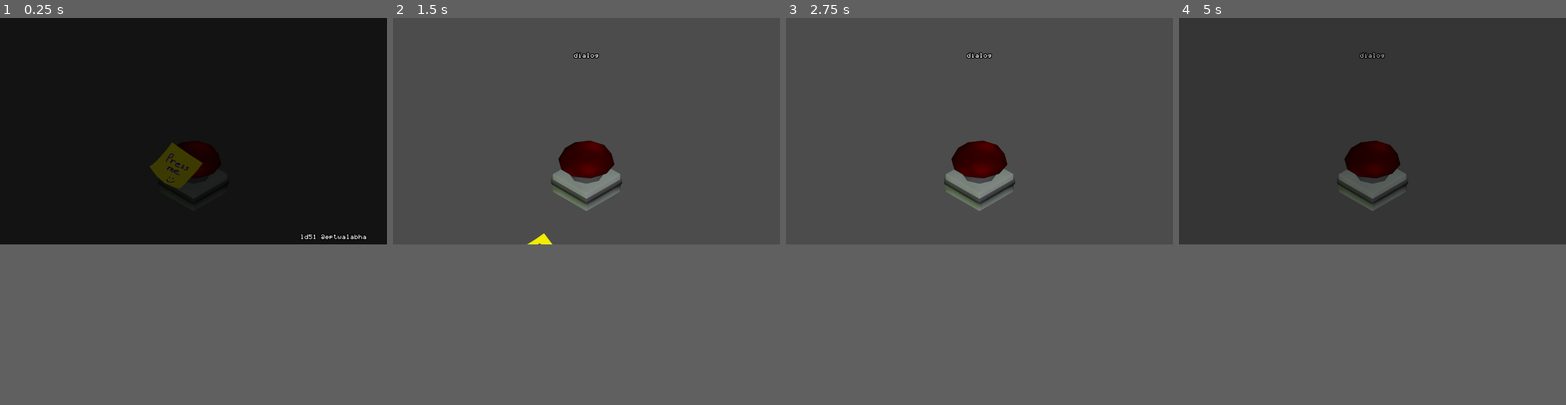
Above: before the commit, frames 1-4 (left to right).
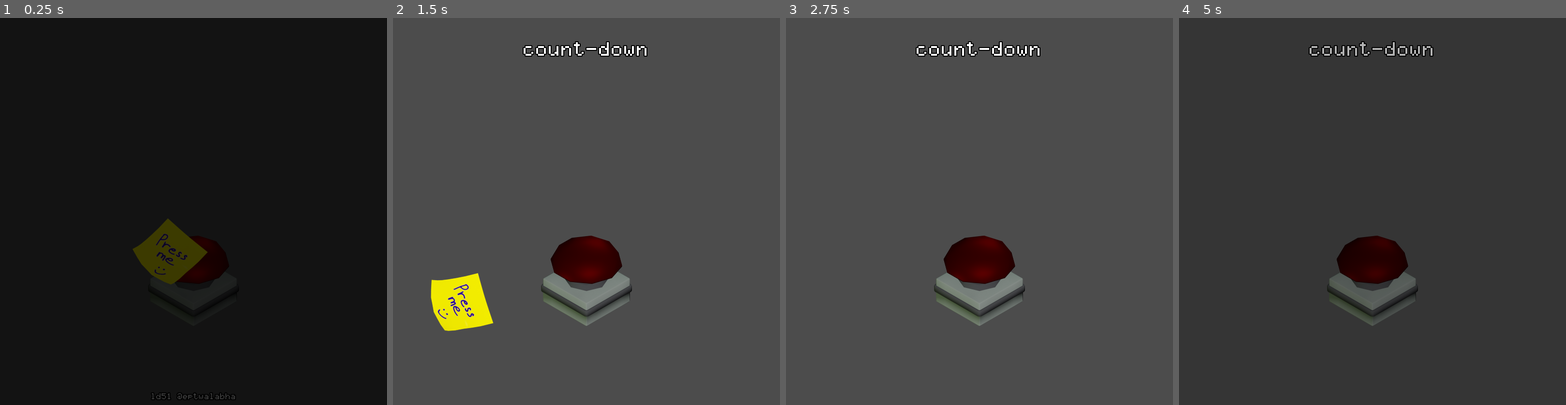
Above: after the commit, the same moments.

Repository: Eptwalabha/ld51
Game: Godot game, scene res://scenes/Game.tscn
Two runs of this game, one before a commit and one after it. Both use one fixed random seed, a clock stepped at 60 frames per second and the inputs below.
Inputs (mouse positions are in pixels of both pictures, inside the frame that each line leads up to):
- Up to frame 1 (0.25 s): no input
- Up to frame 2 (1.5 s): move the mouse to (586, 165) at 0.52 s; click (586, 165) at 0.67 s; move the mouse to (586, 161) at 1.27 s; click (586, 161) at 1.42 s
- Up to frame 3 (2.75 s): move the mouse to (1018, 79) at 2.02 s; click (1018, 79) at 2.17 s
- Up to frame 4 (5 s): tap Enter at 2.75, 4.25 s; move the mouse to (1353, 176) at 2.77 s; click (1353, 176) at 2.92 s; tap Space at 3.5 s; move the mouse to (1488, 165) at 3.52 s; click (1488, 165) at 3.67 s; move the mouse to (1256, 95) at 4.27 s; click (1256, 95) at 4.42 s
In our replay, the window is 800x468 before the commit and 800x800 after it. These sizes can differ from the game's own. Grey fills any space a smaller window leaves; there, only what the larger window draws over its background counts as a difference.

The runs differ from the first frame. In frame 1, 2.6% of the frame differs, in the area x 34-95%, y 32-99%; in frame 2, 7.6%, in the area x 9-66%, y 6-81%; in frame 3, 5.8%; in frame 4, 5.4%.

Commit message:
'improve' ui

Diff:
--- /dev/null
+++ b/assets/fonts/font_counter.tres
@@ -0,0 +1,10 @@
+[gd_resource type="DynamicFont" load_steps=2 format=2]
+
+[ext_resource path="res://assets/fonts/mono.otf" type="DynamicFontData" id=1]
+
+[resource]
+size = 32
+outline_size = 2
+outline_color = Color( 0, 0, 0, 1 )
+use_filter = true
+font_data = ExtResource( 1 )
--- a/assets/game-theme.tres
+++ b/assets/game-theme.tres
@@ -1,3 +1,8 @@
-[gd_resource type="Theme" format=2]
+[gd_resource type="Theme" load_steps=3 format=2]
+
+[ext_resource path="res://assets/fonts/font_mono.tres" type="DynamicFont" id=1]
+[ext_resource path="res://assets/fonts/font_counter.tres" type="DynamicFont" id=2]
 
 [resource]
+default_font = ExtResource( 1 )
+RichTextLabel/fonts/normal_font = ExtResource( 2 )
--- a/project.godot
+++ b/project.godot
@@ -24,7 +24,7 @@
 "language": "GDScript",
 "path": "res://scenes/ui/Fade.gd"
 }, {
-"base": "Sprite",
+"base": "Node2D",
 "class": "StickyNote",
 "language": "GDScript",
 "path": "res://scenes/item/StickyNote.gd"
@@ -50,7 +50,10 @@
 
 [display]
 
+window/size/width=800
+window/size/height=800
 window/stretch/mode="viewport"
+window/stretch/aspect="keep"
 
 [gui]
 
--- a/scenes/Game.gd
+++ b/scenes/Game.gd
@@ -12,11 +12,14 @@
 var press_count: int = 0
 
 onready var count_down : Label = $"%CountDown"
-onready var button : TheButton = $Button
-onready var fade : Fade = $CanvasLayer/Control/Fade
+onready var dialog : RichTextLabel = $"%Dialog"
+onready var button : TheButton = $"%Buzzer"
+onready var sticky : StickyNote = $"%Sticky"
+onready var fade : Fade = $"%Fade"
+onready var eptwalabha : Label = $"%Eptwalabha"
 
 export(float) var duration : float = 10.0
-export(float) var allowed_delta : float = 1.0
+export(float) var extra_time : float = 1.0
 
 func _ready() -> void:
 	count_down.hide()
@@ -29,8 +32,8 @@
 
 	if remaining <= 0:
 		button.light()
-		if abs(remaining) > allowed_delta :
-			remaining = allowed_delta
+		if abs(remaining) > extra_time :
+			remaining = extra_time
 			button.light(false)
 			game_over()
 	update_count_down()
@@ -49,18 +52,18 @@
 	if !game_started:
 		start_game()
 	else:
-		if remaining <= 0 and (abs(remaining) <= allowed_delta):
+		if remaining <= 0 and (abs(remaining) <= extra_time):
 			next_level()
 		else:
 			game_over()
 
 func start_game() -> void:
-	$CanvasLayer/Control/Eptwalabha.visible = false
+	eptwalabha.visible = false
 	next_level()
 
 func next_level() -> void:
 	if press_count == 1:
-		$Sticky.fall()
+		sticky.fall()
 	game_started = true
 	button.reset()
 	remaining = duration
@@ -71,7 +74,7 @@
 	$AnimationPlayer.play("loose")
 
 func _on_AnimationPlayer_animation_finished(anim_name: String) -> void:
-	get_tree().change_scene("res://scenes/Game.tscn")
+	var _osef = get_tree().change_scene("res://scenes/Game.tscn")
 
-func _on_Fade_finished(fade_in: bool) -> void:
+func _on_Fade_finished(_fade_in: bool) -> void:
 	pass
--- a/scenes/Game.tscn
+++ b/scenes/Game.tscn
@@ -6,6 +6,7 @@
 [ext_resource path="res://assets/sound/loosing.mp3" type="AudioStream" id=4]
 [ext_resource path="res://scenes/ui/Fade.tscn" type="PackedScene" id=5]
 [ext_resource path="res://scenes/item/StickyNote.tscn" type="PackedScene" id=6]
+[ext_resource path="res://assets/fonts/font_counter.tres" type="DynamicFont" id=7]
 
 [sub_resource type="Animation" id=1]
 length = 0.001
@@ -79,13 +80,17 @@
 [node name="Game" type="Node2D"]
 script = ExtResource( 1 )
 
-[node name="Button" parent="." instance=ExtResource( 2 )]
-position = Vector2( 512, 460 )
+[node name="Camera2D" type="Camera2D" parent="."]
+anchor_mode = 0
+current = true
 
-[node name="Camera2D" type="Camera2D" parent="Button"]
-offset = Vector2( 0, -150 )
+[node name="Buzzer" parent="." instance=ExtResource( 2 )]
+unique_name_in_owner = true
+position = Vector2( 400, 585 )
 
-[node name="Sticky" parent="." instance=ExtResource( 6 )]
+[node name="Sticky" parent="Buzzer" instance=ExtResource( 6 )]
+unique_name_in_owner = true
+position = Vector2( -50, -100 )
 
 [node name="CanvasLayer" type="CanvasLayer" parent="."]
 
@@ -98,40 +103,67 @@
 "_edit_lock_": true
 }
 
-[node name="CountDown" type="Label" parent="CanvasLayer/Control"]
+[node name="MarginContainer" type="MarginContainer" parent="CanvasLayer/Control"]
+anchor_right = 1.0
+anchor_bottom = 1.0
+mouse_filter = 2
+custom_constants/margin_right = 10
+custom_constants/margin_top = 10
+custom_constants/margin_left = 10
+custom_constants/margin_bottom = 10
+
+[node name="VBoxContainer" type="VBoxContainer" parent="CanvasLayer/Control/MarginContainer"]
+margin_left = 10.0
+margin_top = 10.0
+margin_right = 790.0
+margin_bottom = 790.0
+mouse_filter = 2
+
+[node name="MarginContainer" type="MarginContainer" parent="CanvasLayer/Control/MarginContainer/VBoxContainer"]
+margin_right = 780.0
+margin_bottom = 72.0
+size_flags_horizontal = 3
+size_flags_stretch_ratio = 0.4
+custom_constants/margin_top = 40
+
+[node name="CountDown" type="Label" parent="CanvasLayer/Control/MarginContainer/VBoxContainer/MarginContainer"]
 unique_name_in_owner = true
-anchor_left = 0.5
-anchor_right = 0.5
-margin_left = -256.5
-margin_top = 41.0
-margin_right = 256.5
-margin_bottom = 158.0
+margin_top = 40.0
+margin_right = 780.0
+margin_bottom = 72.0
+size_flags_vertical = 2
+size_flags_stretch_ratio = 0.4
+custom_fonts/font = ExtResource( 7 )
+text = "count-down"
+align = 1
+
+[node name="Dialog" type="RichTextLabel" parent="CanvasLayer/Control/MarginContainer/VBoxContainer"]
+unique_name_in_owner = true
+visible = false
+margin_top = 197.0
+margin_right = 780.0
+margin_bottom = 679.0
+mouse_filter = 2
+size_flags_vertical = 3
+bbcode_enabled = true
+bbcode_text = "dialog"
 text = "dialog"
+
+[node name="Eptwalabha" type="Label" parent="CanvasLayer/Control/MarginContainer/VBoxContainer"]
+unique_name_in_owner = true
+margin_top = 765.0
+margin_right = 780.0
+margin_bottom = 780.0
+size_flags_horizontal = 3
+size_flags_vertical = 10
+size_flags_stretch_ratio = 0.2
+text = "ld51 @eptwalabha"
 align = 1
 valign = 1
 
 [node name="Fade" parent="CanvasLayer/Control" instance=ExtResource( 5 )]
+unique_name_in_owner = true
 duration = 1.0
-
-[node name="Dialog" type="Label" parent="CanvasLayer/Control"]
-visible = false
-anchor_right = 1.0
-margin_top = 211.0
-margin_bottom = 328.0
-text = "dialog"
-align = 1
-valign = 1
-
-[node name="Eptwalabha" type="Label" parent="CanvasLayer/Control"]
-anchor_left = 1.0
-anchor_top = 1.0
-anchor_right = 1.0
-anchor_bottom = 1.0
-margin_left = -282.0
-margin_top = -38.0
-text = "ld51 @eptwalabha"
-align = 1
-valign = 1
 
 [node name="Loose" type="AudioStreamPlayer" parent="."]
 stream = ExtResource( 4 )
@@ -143,9 +175,6 @@
 anims/RESET = SubResource( 1 )
 anims/loose = SubResource( 2 )
 
-[node name="Center" type="Position2D" parent="."]
-position = Vector2( 512, 460 )
-
-[connection signal="clicked" from="Button" to="." method="_on_Button_clicked"]
+[connection signal="clicked" from="Buzzer" to="." method="_on_Button_clicked"]
 [connection signal="finished" from="CanvasLayer/Control/Fade" to="." method="_on_Fade_finished"]
 [connection signal="animation_finished" from="AnimationPlayer" to="." method="_on_AnimationPlayer_animation_finished"]
--- a/scenes/item/ButtonCap.gd
+++ b/scenes/item/ButtonCap.gd
@@ -32,6 +32,6 @@
 		tween.interpolate_property(cap, 'modulate', cap.modulate, color, .1)
 		tween.start()
 
-func _on_Area2D_input_event(viewport: Node, event: InputEvent, shape_idx: int) -> void:
+func _on_Area2D_input_event(_viewport: Node, event: InputEvent, _shape_idx: int) -> void:
 	if event is InputEventMouseButton and event.is_pressed():
 		emit_signal("clicked")
--- a/scenes/item/ButtonStick.gd
+++ b/scenes/item/ButtonStick.gd
@@ -3,6 +3,6 @@
 
 signal clicked
 
-func _on_Area2D_input_event(viewport: Node, event: InputEvent, shape_idx: int) -> void:
+func _on_Area2D_input_event(_viewport: Node, event: InputEvent, _shape_idx: int) -> void:
 	if event is InputEventMouseButton and event.is_pressed():
 		emit_signal("clicked")
--- a/scenes/item/StickyNote.gd
+++ b/scenes/item/StickyNote.gd
@@ -1,5 +1,5 @@
 class_name StickyNote
-extends Sprite
+extends Node2D
 
 func fall() -> void:
 	$AnimationPlayer.play("fall")
--- a/scenes/item/StickyNote.tscn
+++ b/scenes/item/StickyNote.tscn
@@ -6,7 +6,7 @@
 [sub_resource type="Animation" id=3]
 length = 0.001
 tracks/0/type = "value"
-tracks/0/path = NodePath(".:position")
+tracks/0/path = NodePath("Sprite:rotation_degrees")
 tracks/0/interp = 1
 tracks/0/loop_wrap = true
 tracks/0/imported = false
@@ -15,10 +15,10 @@
 "times": PoolRealArray( 0 ),
 "transitions": PoolRealArray( 1 ),
 "update": 0,
-"values": [ Vector2( 465, 393 ) ]
+"values": [ 31.4784 ]
 }
 tracks/1/type = "value"
-tracks/1/path = NodePath(".:rotation_degrees")
+tracks/1/path = NodePath("Sprite:position")
 tracks/1/interp = 1
 tracks/1/loop_wrap = true
 tracks/1/imported = false
@@ -27,45 +27,73 @@
 "times": PoolRealArray( 0 ),
 "transitions": PoolRealArray( 1 ),
 "update": 0,
-"values": [ 25.5078 ]
+"values": [ Vector2( 0, 0 ) ]
+}
+tracks/2/type = "bezier"
+tracks/2/path = NodePath("Sprite:position:x")
+tracks/2/interp = 1
+tracks/2/loop_wrap = true
+tracks/2/imported = false
+tracks/2/enabled = true
+tracks/2/keys = {
+"points": PoolRealArray( 0, -0.25, 0, 0.25, 0 ),
+"times": PoolRealArray( 0 )
+}
+tracks/3/type = "bezier"
+tracks/3/path = NodePath("Sprite:position:y")
+tracks/3/interp = 1
+tracks/3/loop_wrap = true
+tracks/3/imported = false
+tracks/3/enabled = true
+tracks/3/keys = {
+"points": PoolRealArray( 0, -0.25, 0, 0.25, 0 ),
+"times": PoolRealArray( 0 )
 }
 
 [sub_resource type="Animation" id=4]
 resource_name = "fall"
-tracks/0/type = "value"
-tracks/0/path = NodePath(".:position")
+length = 2.0
+tracks/0/type = "bezier"
+tracks/0/path = NodePath("Sprite:rotation_degrees")
 tracks/0/interp = 1
 tracks/0/loop_wrap = true
 tracks/0/imported = false
 tracks/0/enabled = true
 tracks/0/keys = {
-"times": PoolRealArray( 0, 0.5, 0.6, 1 ),
-"transitions": PoolRealArray( 1, 1, 1, 1 ),
-"update": 0,
-"values": [ Vector2( 465, 393 ), Vector2( 307, 510 ), Vector2( 301, 529 ), Vector2( 465, 723 ) ]
+"points": PoolRealArray( 41.1357, -0.3, -21, 0.4, 4.82253, 63.1774, -0.2, 6.02816, 0.25, 0, -11.8226, -0.23, -5.22441, 0.25, 0 ),
+"times": PoolRealArray( 0, 0.9, 2 )
 }
-tracks/1/type = "value"
-tracks/1/path = NodePath(".:rotation_degrees")
+tracks/1/type = "bezier"
+tracks/1/path = NodePath("Sprite:position:x")
 tracks/1/interp = 1
 tracks/1/loop_wrap = true
 tracks/1/imported = false
 tracks/1/enabled = true
 tracks/1/keys = {
-"times": PoolRealArray( 0, 0.5, 0.6, 1 ),
-"transitions": PoolRealArray( 1, 1, 1, 1 ),
-"update": 0,
-"values": [ 25.5078, 87.1997, 73.1428, 16.9151 ]
+"points": PoolRealArray( 0, -0.25, 0, 0.25, 0, -210.168, -0.25, 0, 0.5, -1.56267, 191.149, -0.25, 0, 0.25, 0 ),
+"times": PoolRealArray( 0, 0.8, 2 )
+}
+tracks/2/type = "bezier"
+tracks/2/path = NodePath("Sprite:position:y")
+tracks/2/interp = 1
+tracks/2/loop_wrap = true
+tracks/2/imported = false
+tracks/2/enabled = true
+tracks/2/keys = {
+"points": PoolRealArray( 0, -0.25, 0, 0.2, 19.8217, 101.038, -0.5, 22.464, 0.4, -24.192, 398.54, -0.25, 0, 0.25, 0 ),
+"times": PoolRealArray( 0, 0.9, 2 )
 }
 
-[node name="Sticky" type="Sprite"]
-position = Vector2( 465, 393 )
-rotation = 0.445195
-scale = Vector2( 0.544776, 0.544776 )
-texture = ExtResource( 1 )
+[node name="Sticky" type="Node2D"]
 script = ExtResource( 2 )
 
 [node name="AnimationPlayer" type="AnimationPlayer" parent="."]
 anims/RESET = SubResource( 3 )
 anims/fall = SubResource( 4 )
 
+[node name="Sprite" type="Sprite" parent="."]
+rotation = 0.549402
+scale = Vector2( 0.6, 0.6 )
+texture = ExtResource( 1 )
+
 [connection signal="animation_finished" from="AnimationPlayer" to="." method="_on_AnimationPlayer_animation_finished"]
--- /dev/null
+++ b/script/dialogs.gd
@@ -0,0 +1,15 @@
+extends Node
+
+var dialogs : Dictionary = {
+	1: [
+		"Ha ha! I got you!",
+		"Now, you have to press this button [color:#f00]every 10 seconds[/color]"
+	],
+	2: [
+		"You knew this would happened...",
+		"and yet, you pressed it"
+	],
+	3: [
+		"You are under my control now"
+	]
+}
Not shown: 1 places in scenes/Game.tscn that only renumber resources
